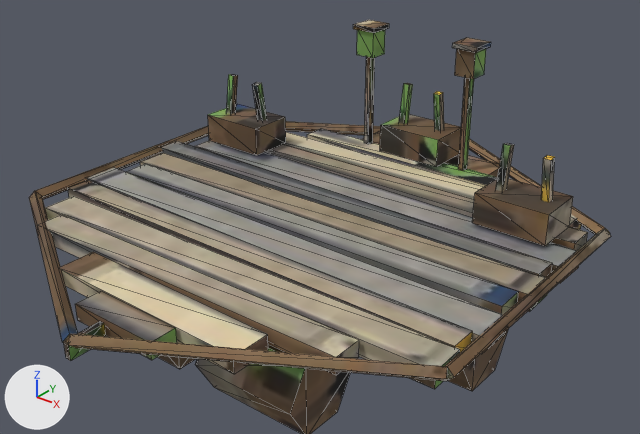
Two versions of the glTF model client/public/city/raft-c-age1-lite.glb, one commit apart.
Camera for both pictures: a camera (50 mm lens) standing at (1.588, -1.923, 1.559) and looking at (0.047, 0.003, 0.364). Arrows for +X, +Y and +Z are at lower left; the lights stay in place. The older version comes first. Mesh edges are drawn as thin lines. Where no turn or scale is listed for an object, it has been applied to the vertices. Vertices at exactly the same position are counted once.

In view in the first picture: 'raft-c-age1-lite'.
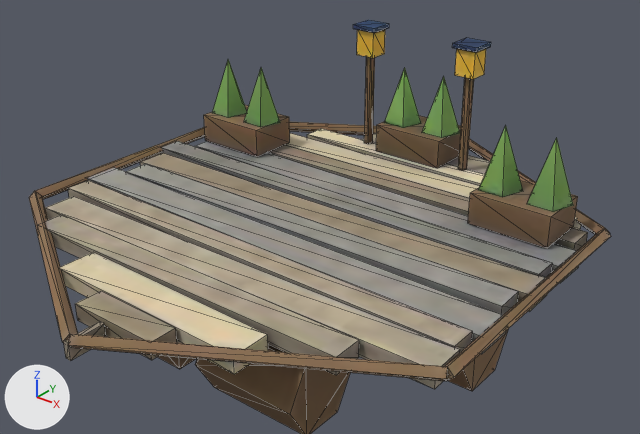
The change in detail:
me_raft_c_age1_lite is used by ob_raft_c_age1_lite; location (0.0, 0.0, 0.42).
me_raft_c_age1_lite had 372 vertices, 592 faces and spanned x -0.8..0.8, y -0.91..0.91, z -0.39..0.39.
me_raft_c_age1_lite now has 360 vertices, 568 faces and spans x -0.8..0.8, y -0.91..0.91, z -0.39..0.39.
me_raft_c_age1_lite part 1: a new loose piece, a box spanning x 0.43..0.69, y 0.24..0.42, z -0.05..0.05, in mat_baked (picture img_image_0).
me_raft_c_age1_lite part 2: a new loose piece, a box spanning x -0.13..0.13, y 0.55..0.73, z -0.05..0.05, in mat_baked (picture img_image_0).
me_raft_c_age1_lite part 3: the loose piece of 8 vertices spanning x 0.62..0.64, y 0.31..0.35, z 0.03..0.19 is deleted.
me_raft_c_age1_lite part 4: the loose piece of 8 vertices spanning x 0.06..0.08, y 0.62..0.66, z 0.03..0.19 is deleted.
Part 5, on me_raft_c_age1_lite:
37 vertices are removed from x -0.64..0.68, y 0.25..0.72, z -0.05..0.19.
72 faces are deleted.
19 vertices move from x -0.68..0.68, y 0.25..0.66, z -0.05..0.19 to x -0.71..0.64, y 0.24..0.66, z -0.05..0.25.
25 vertices are added at x -0.68..0.71, y 0.27..0.71, z 0.05..0.25.
48 new faces join them.
me_raft_c_age1_lite part 6: 471 kept faces spanning x -0.8..0.8, y -0.91..0.91, z -0.39..0.39 get new texture (UV) coordinates.

Changed parts and their boxes [x1, y1, x2, y2] in the pictures (640 x 434 px; the box of a moved part takes in the faces that stretch with it):
part 1 of me_raft_c_age1_lite, added (brown): after [468, 180, 578, 248]
part 2 of me_raft_c_age1_lite, added (brown): after [376, 116, 461, 168]
part 3 of me_raft_c_age1_lite, deleted: before [541, 155, 555, 202]
part 4 of me_raft_c_age1_lite, deleted: before [434, 91, 444, 131]
part 5 of me_raft_c_age1_lite, moved or reshaped: before [208, 74, 573, 246]; after [204, 59, 573, 212]
part 6 of me_raft_c_age1_lite, surface changed: [29, 20, 610, 434] in both
